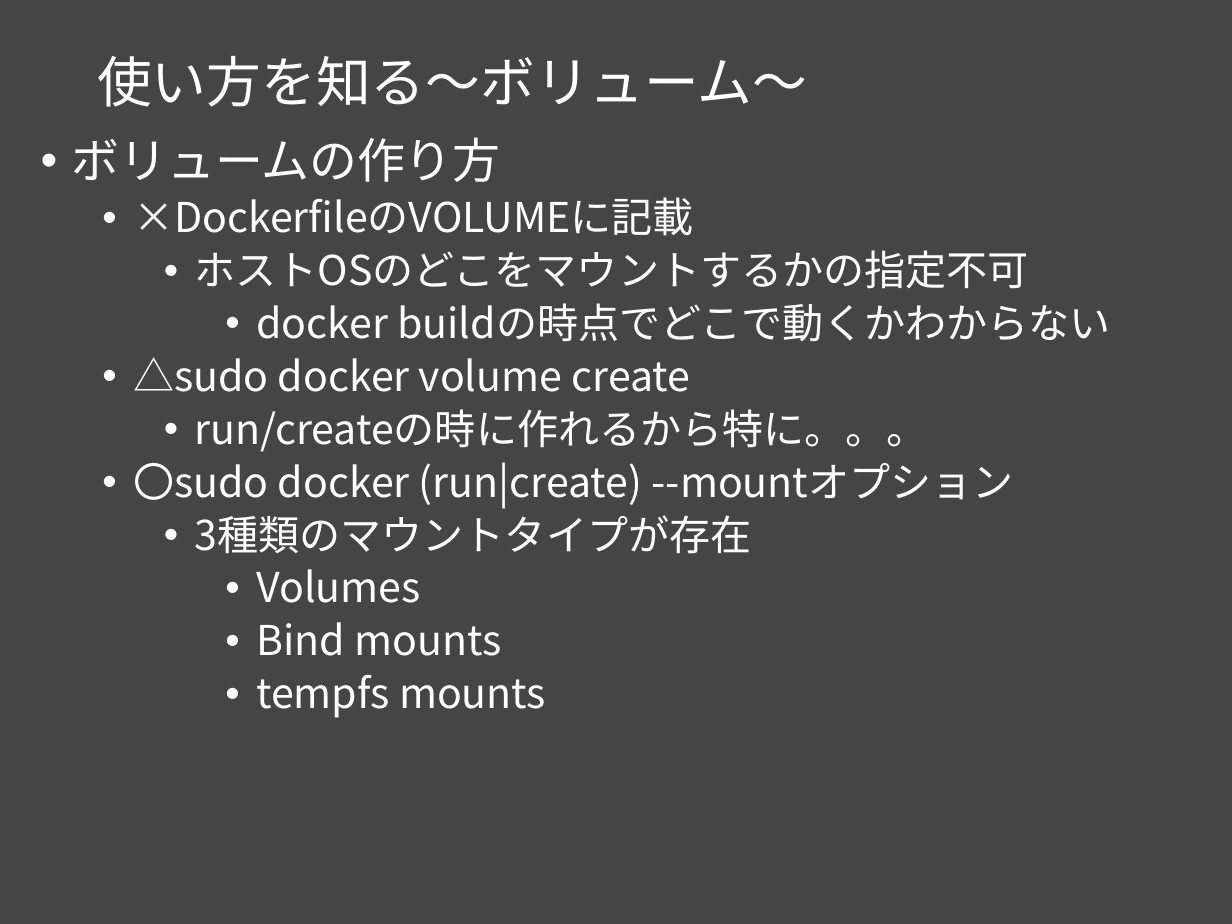
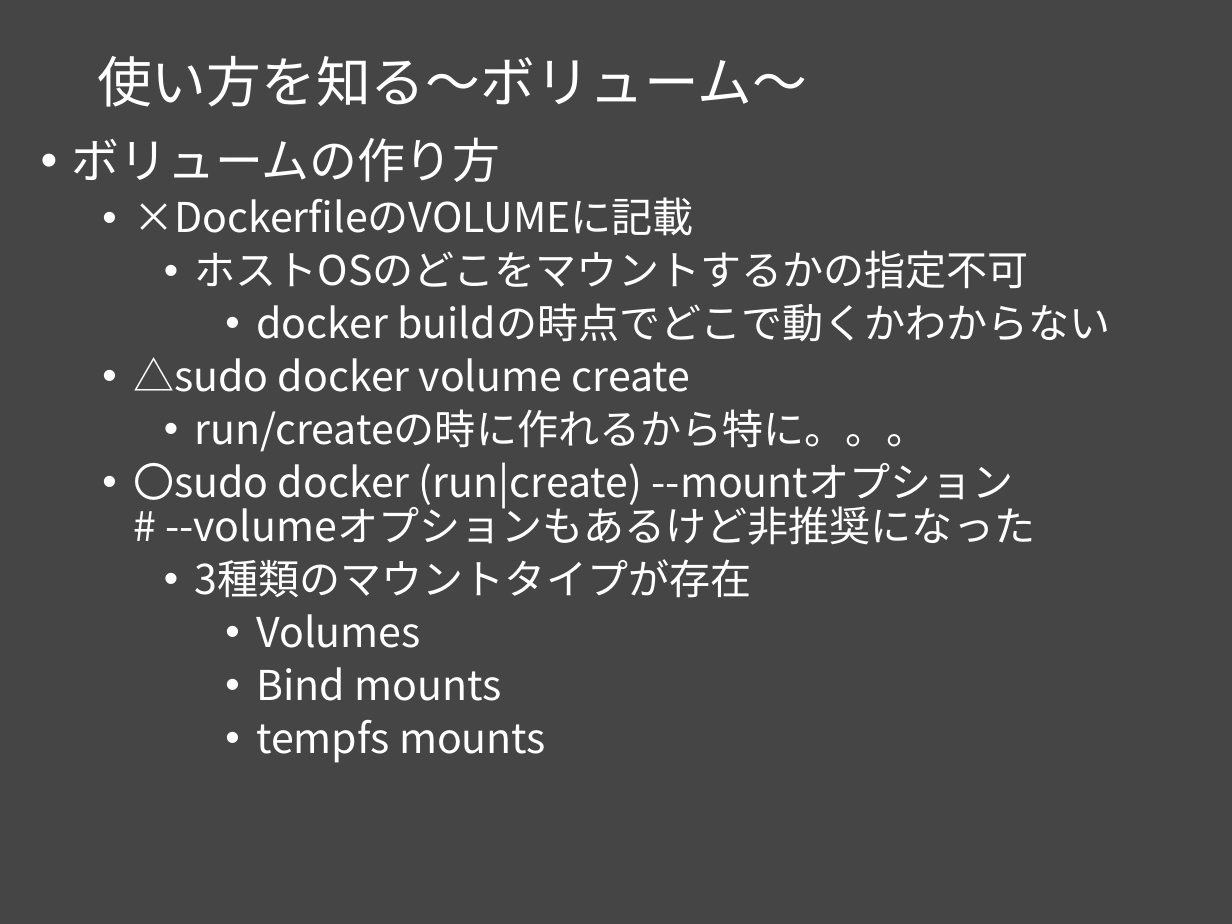
Before and after one commit to msntts/workshop_docker, a slide deck: slide 26 of docker勉強会Vol1.pptx (slide 25 before the commit). Drawn at 1232x924 pixels with LibreOffice and Linux fonts; fonts in the diff are those of the drawing. Boxes give left, top, right and bottom in pixels: in the first picture for what was removed or moved away, otherwise in the second. Text is boxed around its words. In the diff, an @@ line names an element or a change of style, - is before the commit and + after.

Commit message:
ハンズオン以外はいったん完成

```diff
--- a/docker勉強会Vol1.pptx
+++ b/docker勉強会Vol1.pptx
@@ text at (133, 462, 1035, 545): text changed @@
-  • 〇sudo docker (run|create) --mountオプション
+  • 〇sudo docker (run|create) --mountオプション
+    # --volumeオプションもあるけど非推奨になった
```
Also in this commit, not shown: 3 other slides changed, 4 slides added, 1 other file.
